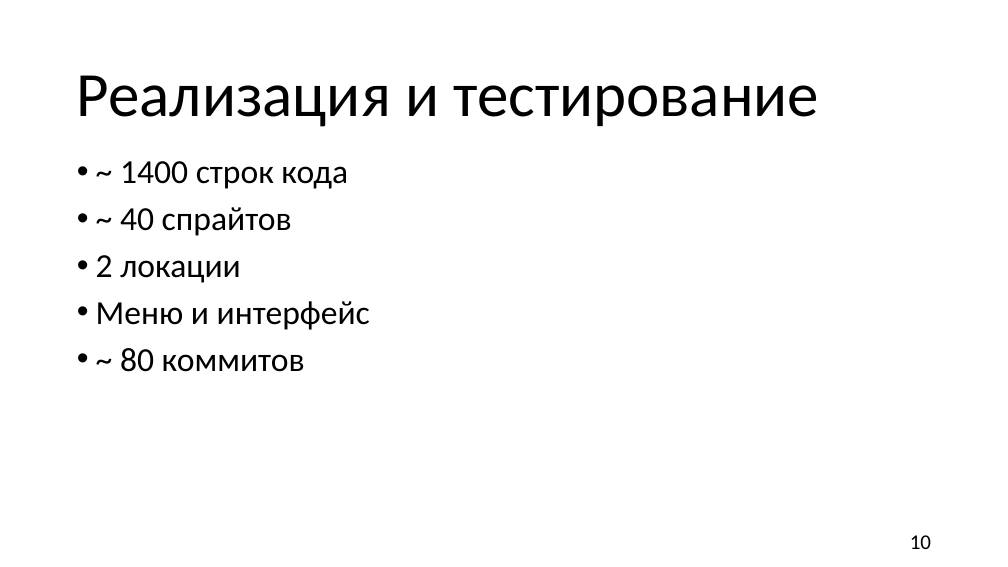
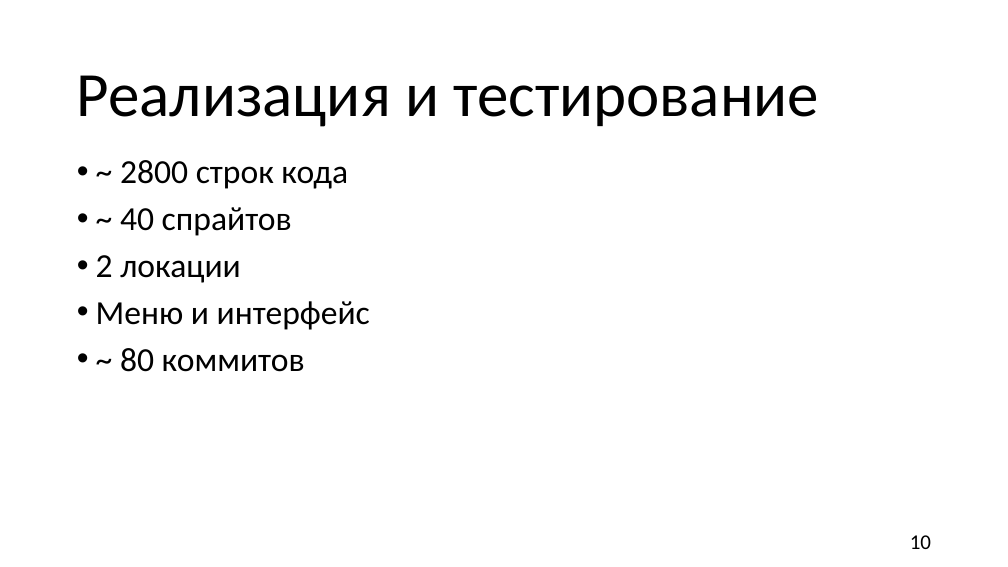
Before and after one commit to TiltInteractive/The-game-Resperation-, a slide deck: slide 10 of Б9121-09.03.03пикд_команда_4_презентация.pptx. Drawn at 1008x567 pixels with LibreOffice and Linux fonts; fonts in the diff are those of the drawing; background and template pictures are left out. Boxes give left, top, right and bottom in pixels: in the first picture for what was removed or moved away, otherwise in the second. Text is boxed around its words. In the diff, an @@ line names an element or a change of style, - is before the commit and + after.

```diff
--- a/Б9121-09.03.03пикд_команда_4_презентация.pptx
+++ b/Б9121-09.03.03пикд_команда_4_презентация.pptx
@@ text at box(120, 160, 348, 189): text changed @@
-• ~ 1400 строк кода
+• ~ 2800 строк кода
```
Also in this commit, not shown: 1 other slide changed, 2 other files.
